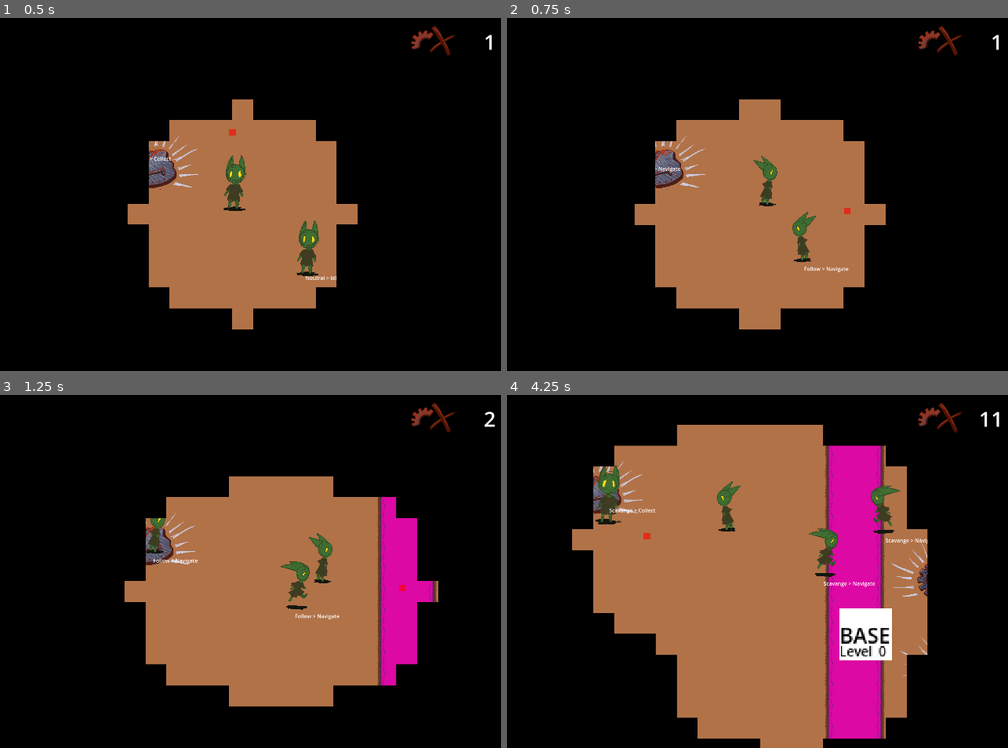
Above: before the commit, frames 1-4 (two rows, left to right).
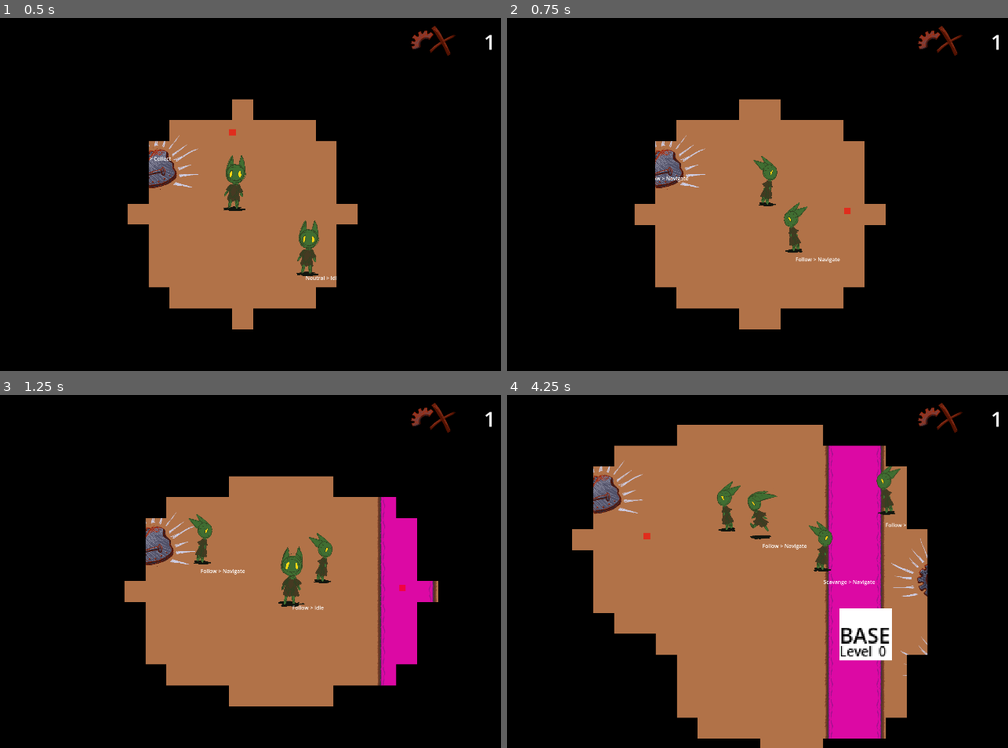
Above: after the commit, the same moments.

Repository: loteque/GoblinGame
Game: Godot game, scene res://main.tscn
Same seed, same stepped clock (60 frames per second), same inputs: the game is played once before the commit and once after it. Sound files missing from this copy of the repository are replaced by a short silence.
Inputs:
- Up to frame 1 (0.5 s): no input
- Up to frame 2 (0.75 s): hold D (right) from 0.53 s (still down); hold Shift (call) from 0.53 s (still down)
- Up to frame 3 (1.25 s): keep holding D (right); keep holding Shift (call)
- Up to frame 4 (4.25 s): release D (right) at 1.28 s; release Shift (call) at 1.28 s; hold S (down) 1.28-2.03 s; tap Shift (call) at 1.35, 3.05 s; hold D (right) 2.03-2.78 s; hold Shift (call) 2.03-2.78 s; tap G (place) at 2.1 s; hold W (up) 2.78-3.53 s; tap Space (select) at 2.85 s; hold A (left) from 3.53 s (still down); hold Shift (call) from 3.53 s (still down)

Frame 1 is identical in both runs. In frame 2, 0.7% of the frame differs, in the area x 29-69%, y 42-72%; in frame 3, 1.3%; in frame 4, 2.1%, in the area x 17-99%, y 4-55%.

Commit message:
Makes goblins only follow when called and gives them a boost
Closes #140

Diff:
--- a/project/follow_state.gd
+++ b/project/follow_state.gd
@@ -4,7 +4,7 @@
 class_name FollowState
 
 var target: Node2D
-@export var follow_distance: float = 40.0
+@export var follow_distance: float = 100.0
 @export var throw_distance: float = 300.0
 
 @onready var actor_core = %ActorCore
--- a/project/goblin_call_area.gd
+++ b/project/goblin_call_area.gd
@@ -16,10 +16,7 @@
 
 func _input(event):
     if event.is_action_pressed("call"):
-        if is_leading:
-            release_goblins()
-        else:
-            call_goblins()
+        call_goblins()
 
 func get_followers():
     return followers
@@ -62,12 +59,3 @@
 func make_follow(targets: Array[Actor]):
     for target in targets:
         target.follow(leader)
-
-func make_unfollow(targets: Array[Actor]):
-    for target in targets:
-        target.unfollow(leader)
-
-func release_goblins():
-    make_unfollow(followers)
-    followers.assign([])
-    is_leading = false
--- a/project/navigate_state.gd
+++ b/project/navigate_state.gd
@@ -6,11 +6,10 @@
 @export var nav_agent: NavigationAgent2D
 @onready var actor_core = %ActorCore
 @onready var animated_sprite = %AnimatedSprite2D
-
-
-@onready var actor = actor_core.actor
+@onready var actor: Actor = actor_core.actor
 var target_position: Vector2
-var speed = 6000
+var speed: float:
+    get: return actor.current_move_speed
 var movement_delta: float
 @export var position_tolorance: float = 20
 
@@ -18,7 +17,7 @@
     if nav_agent == null:
         nav_agent = %NavigationAgent2D
 
-func enter_state(data: Dictionary = {}):
+func enter_state(data: Dictionary={}):
     var new_target_position = data.get("position")
     super.enter_state()
     if new_target_position == target_position:
@@ -35,18 +34,13 @@
     if nav_agent.is_navigation_finished():
         _on_velocity_computed(Vector2.ZERO)
         nav_agent.set_target_position(target_position)
-        #return
-    movement_delta = speed * delta
-    #nav_agent.set_target_position(target.global_position)
     var next_path_position: Vector2 = nav_agent.get_next_path_position()
-    var new_velocity: Vector2 = actor_core.actor.global_position.direction_to(next_path_position) * movement_delta
-
-    _on_velocity_computed(new_velocity)
+    var new_velocity: Vector2 = actor_core.actor.global_position.direction_to(next_path_position).normalized() * speed
+    _on_velocity_computed(new_velocity) # 99, -13
     handle_animation(delta)
 
 func _on_velocity_computed(safe_velocity: Vector2) -> void:
-    actor_core.actor.velocity = safe_velocity
-    actor_core.actor.move_and_slide()
+    actor_core.actor.set_velocity(safe_velocity)
 
 func exit_state():
     _on_velocity_computed(Vector2.ZERO)
--- a/project/new_actor.gd
+++ b/project/new_actor.gd
@@ -3,9 +3,7 @@
 class_name Actor
 
 @export var damage: int
-@export var move_speed: float
-@export var burst_speed: float
-@export var burst_duration: float
+@export var move_speed: float = 360.0
 @export var throw_multiplier: float
 @export var nav_agent: NavigationAgent2D
 @export var follow_area: Area2D
@@ -13,9 +11,14 @@
 @export var should_follow_player: bool = false
 @export var player: Node2D
 @export var music_manager: MusicManager
+@export var boost_speed_multiplier := 1.05
+@export var burst_duration: float = 2.0
+var is_boosted:= false
+var current_move_speed: float
 
 @onready var music_connector = MusicManager.MusicConnector.new(music_manager, self)
 @onready var health_component = $HealthComponent
+@onready var boost_timer = $BoostTimer
 
 signal thrown_to(position: Vector2)
 signal hurt
@@ -34,7 +37,21 @@
     if team == TeamManager.Team.CPU:
         set_modulate(Color(0.784, 0.114, 0.8))
 
+func unboost():
+    current_move_speed = move_speed
+    is_boosted = false
+
+func boost_speed(base_speed: float):
+    var boosted_speed = boost_speed_multiplier * base_speed
+    is_boosted = true
+    current_move_speed = boosted_speed
+    await get_tree().create_timer(burst_duration).timeout
+    unboost()
+
 func follow(follow_target: Node2D):
+    if not is_boosted:
+        is_boosted = true
+        boost_speed(follow_target.speed)
     should_follow_player = true
     player = follow_target
 
@@ -48,35 +65,11 @@
     if self.is_in_group("Enemy"):
         music_connector._manager.damage_taken.emit()
 
-
 func _physics_process(_delta):
     move_and_slide()
 
-
 func stop_following():
     should_follow_player = false
-
-func connect_called_goblins():
-    # set up nav targets on player.called_goblins()
-    # so that the actor will go to player
-    if !player.called_goblins.is_connected(_on_player_called_goblins):
-        player.called_goblins.connect(_on_player_called_goblins)
-
-var _is_burst: bool = false
-func is_burst():
-    if _is_burst:
-        return true
-    return false
-
-func boost_speed(speed):
-        _is_burst = true
-        burst_speed = speed
-        await get_tree().create_timer(burst_duration).timeout
-        _is_burst = false
-
-func _on_player_called_goblins():
-
-    boost_speed(player.speed)
 
 # can die
 func die():
--- a/project/project.godot
+++ b/project/project.godot
@@ -22,6 +22,7 @@
 
 window/size/viewport_width=1920
 window/size/viewport_height=1080
+window/size/initial_position_type=2
 window/stretch/mode="viewport"
 
 [input]
--- a/project/tests/test_errors.tscn
+++ b/project/tests/test_errors.tscn
@@ -1,6 +1,7 @@
-[gd_scene load_steps=3 format=3 uid="uid://bcskvgi4y0d8a"]
+[gd_scene load_steps=4 format=3 uid="uid://bcskvgi4y0d8a"]
 
 [ext_resource type="PackedScene" uid="uid://b3f3e2snpptm" path="res://new_actor.tscn" id="1_aphdv"]
+[ext_resource type="PackedScene" uid="uid://78j5k0a24wsl" path="res://player_character.tscn" id="2_bvtem"]
 
 [sub_resource type="NavigationPolygon" id="NavigationPolygon_wymig"]
 vertices = PackedVector2Array(3957, 1651, -567, 1644, -567, -824, 3957, -824)
@@ -16,3 +17,5 @@
 
 [node name="NewActor" parent="." instance=ExtResource("1_aphdv")]
 position = Vector2(202, 167)
+
+[node name="PlayerCharacter" parent="." instance=ExtResource("2_bvtem")]
